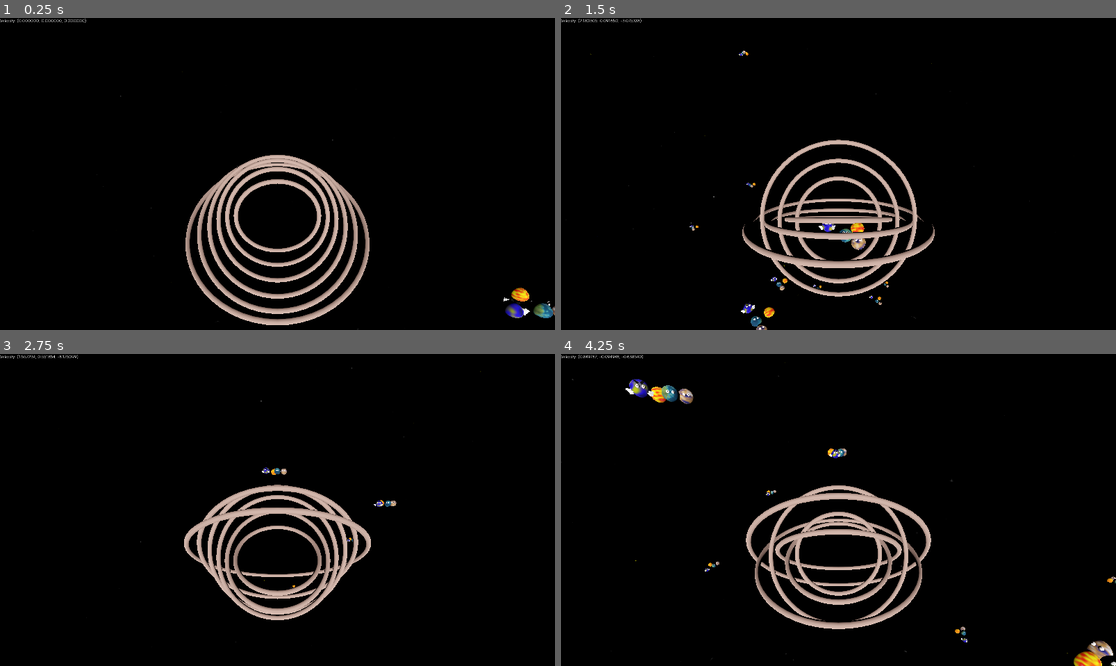
Above: before the commit, frames 1-4 (two rows, left to right).
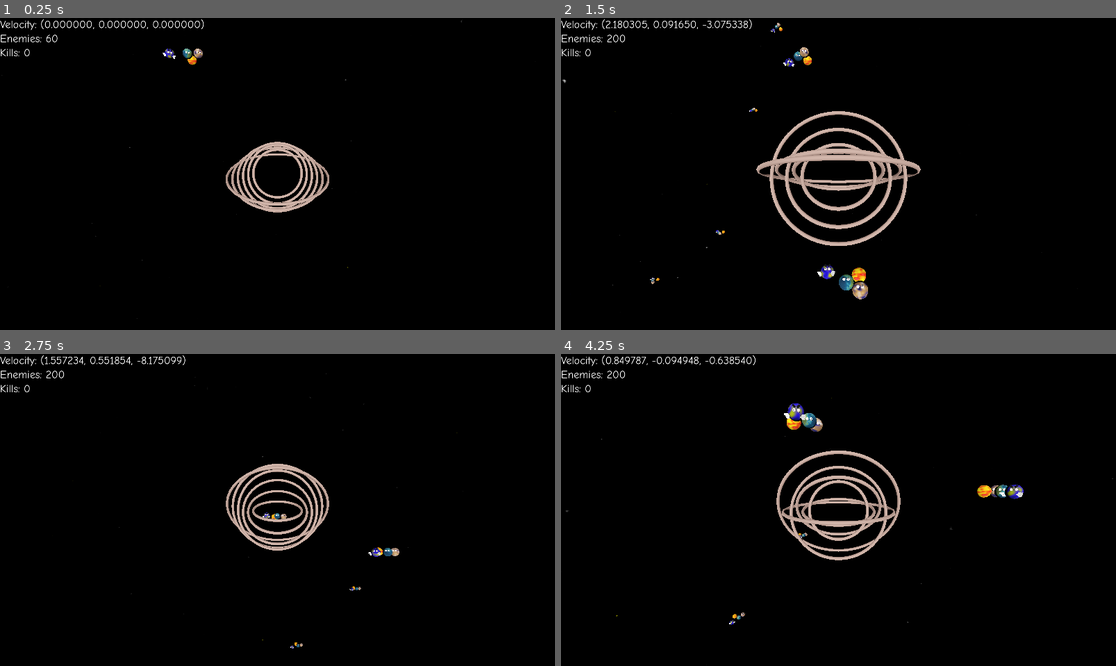
Above: after the commit, the same moments.

Repository: partkyle/godot-sparpg
Game: Godot game, scene res://game.tscn
The game is run twice, just before and just after one commit, with the same random seed, the same clock (stepped at 60 frames per second) and the same inputs.
Inputs (mouse positions are in pixels of both pictures, inside the frame that each line leads up to):
- Up to frame 1 (0.25 s): no input
- Up to frame 2 (1.5 s): tap Enter at 0.5 s; move the mouse to (866, 174) at 0.52 s; hold E (accelerate) from 0.53 s (still down); right-click (866, 174) at 0.6 s; tap Mouse wheel up (zoom_in, bound only after the commit) at 0.8, 1.35 s; move the mouse to (810, 174) at 1.27 s
- Up to frame 3 (2.75 s): keep holding E (accelerate); tap Mouse wheel down (zoom_out, bound only after the commit) at 1.55, 2.1 s; move the mouse to (288, 503) at 2.02 s; tap 0 at 2.3 s
- Up to frame 4 (4.25 s): keep holding E (accelerate); move the mouse to (832, 516) at 2.77 s; tap 0 at 2.85 s; right-click (832, 516) at 3.05 s; move the mouse to (877, 513) at 3.52 s; hold Q (decelerate) from 3.53 s (still down); tap Mouse wheel up (zoom_in, bound only after the commit) at 3.8 s

The runs differ from the first frame. In frame 1, 7.6% of the frame differs, in the area x 0-100%, y 0-100%; in frame 2, 8.3%; in frame 3, 6.5%; in frame 4, 8.5%.

Commit message:
- camera zoom in zoom out - spawning function for enemy group - signals for enemies spawning and despawning - ui for tracking some basic score - blink ability (in progress)

Diff:
--- a/entities/enemygroup/enemy_group.gd
+++ b/entities/enemygroup/enemy_group.gd
@@ -4,10 +4,13 @@
 @export var player : Player
 
 
-func _ready() -> void:
+func spawn(pl: Player, p: Vector3, spawn_signal: Signal, despawn_signal: Signal):
+	position = p
 	for c in get_children():
-		c.player = player
+		c.player = pl
+		spawn_signal.emit()
+		c.tree_exited.connect(despawn_signal.emit)
 
-func _process(delta: float) -> void:
+func _process(_delta: float) -> void:
 	if get_child_count() == 0:
 		queue_free()
--- a/entities/planet/planet.gd
+++ b/entities/planet/planet.gd
@@ -1,5 +1,3 @@
-@tool
-
 extends Node3D
 class_name Planet
 
--- /dev/null
+++ b/entities/player/camera_3d.gd
@@ -0,0 +1,12 @@
+extends Camera3D
+
+@export var speed := 20.0
+
+func _process(delta: float) -> void:
+	var direction = Vector3.ZERO
+	if Input.is_action_just_pressed("zoom_in"):
+		direction = Vector3.FORWARD
+	if Input.is_action_just_pressed("zoom_out"):
+		direction = Vector3.BACK
+	if direction:
+		position += direction * speed * delta
--- a/entities/player/controls.gd
+++ b/entities/player/controls.gd
@@ -7,16 +7,30 @@
 @export var booster_speed := 1.0
 @export var rotation_speed := Vector2(0.5, 0.5)
 @export var stick_rotation_speed := rotation_speed * 2.0
+@export var blink_distance := 10.0
 
-var mouse_rotation : Vector2
+var target : Node3D
+
+var mouse_rotation := Vector2.ZERO
+
+func _ready() -> void:
+	target = get_parent()
+
+func handle_blink(direction: Vector3):
+	if not direction:
+		direction = target.basis * Vector3.FORWARD
+
+	if Input.is_action_just_pressed("blink") and direction:
+		target.global_position += direction * blink_distance
 
 func _physics_process(delta: float) -> void:
-	var target := get_parent()
-
 	var direction = Input.get_vector("move_left", "move_right", "move_down", "move_up")
 
 	if direction.length_squared() > 0:
+		direction = direction.normalized()
 		target.global_position += (target.transform.basis * Vector3(direction.x, direction.y, 0.)) * booster_speed * delta
+
+	handle_blink(Vector3(direction.x, direction.y, 0.))
 
 	target.velocity += (target.transform.basis * Vector3.FORWARD) * Input.get_action_strength("accelerate") * acceleration_intensity * delta
 
@@ -32,21 +46,12 @@
 
 	handle_joystick_movement()
 
-	if mouse_rotation:
-		mouse_rotation = mouse_rotation * rotation_speed * delta
-		handle_rotation(mouse_rotation.x, mouse_rotation.y)
+	if mouse_rotation and Input.mouse_mode == Input.MOUSE_MODE_CAPTURED:
+		var rotation = -mouse_rotation * rotation_speed * delta
+		handle_rotation(rotation.y, rotation.x)
 		mouse_rotation = Vector2.ZERO
 
-func _input(event: InputEvent) -> void:
-	if event is InputEventMouseMotion and MouseHandler.is_mouse_captured():
-		# Get relative mouse movement
-		var mouse_delta_x = event.relative.x
-		var mouse_delta_y = event.relative.y
-
-		mouse_rotation = Vector2(-mouse_delta_y, -mouse_delta_x)
-
 func handle_rotation(d_pitch : float, d_yaw : float) -> void:
-	var target := get_parent()
 	# update y rotation sign by using the dot product to tell if the object is upside down
 	d_yaw *= Vector3.UP.dot(target.transform.basis.y)
 
@@ -54,17 +59,21 @@
 	# Rotate around the object's local X-axis (pitch)
 	# Note: We rotate around the local axes of the object.
 	# basis.x is the local right vector, basis.y is the local up vector, basis.z is the local forward vector.
-	target.transform.basis = target.transform.basis.rotated(target.transform.basis.x, d_pitch)
+	var new_basis = target.transform.basis.rotated(target.transform.basis.x, d_pitch)
 
 	# Rotate around the global Y-axis (yaw)
 	# For a "turntable" like rotation, you often want to rotate around the global Y-axis.
 	# If you want to rotate around the *object's local Y-axis*, change Vector3.UP to target.transform.basis.y
-	target.transform.basis = target.transform.basis.rotated(Vector3.UP, d_yaw)
+	new_basis = new_basis.rotated(Vector3.UP, d_yaw)
 
-	target.transform.basis = target.transform.basis.orthonormalized()
+	target.transform.basis = new_basis.orthonormalized()
 
 func handle_joystick_movement():
 	var axis_rot := Input.get_vector("look_left", "look_right", "look_up", "look_down") * stick_rotation_speed
 
 	if axis_rot.length_squared() > 0:
 		handle_rotation(axis_rot.y, axis_rot.x)
+
+func _unhandled_input(event: InputEvent) -> void:
+	if event is InputEventMouseMotion:
+		mouse_rotation = event.relative
--- a/entities/player/player.gd
+++ b/entities/player/player.gd
@@ -1,14 +1,14 @@
 extends CharacterBody3D
 class_name Player
 
-@onready var ray_cast_3d: RayCast3D = $RayCast3D
+@onready var ray_cast_3d: RayCast3D = $Camera3D/RayCast3D
 
 func handle_melee():
 	if Input.is_action_just_pressed("melee"):
 		if ray_cast_3d.is_colliding() and ray_cast_3d.get_collider().get_parent() is Planet:
 			global_position = lerp(global_position, ray_cast_3d.get_collision_point(), 0.9)
 
-func _physics_process(delta: float) -> void:
+func _physics_process(_delta: float) -> void:
 	handle_melee()
 
 	if Input.is_action_pressed("shoot"):
--- /dev/null
+++ b/entities/player/player.tscn
@@ -0,0 +1,32 @@
+[gd_scene load_steps=6 format=3 uid="uid://bux5keo3fe3ar"]
+
+[ext_resource type="Script" uid="uid://bmganatsi74u5" path="res://entities/player/player.gd" id="1_sglur"]
+[ext_resource type="Script" uid="uid://ijd0jcqf56d2" path="res://entities/player/controls.gd" id="2_bls4j"]
+[ext_resource type="Script" uid="uid://ciqeg5bm5wtew" path="res://entities/player/camera_3d.gd" id="3_bls4j"]
+[ext_resource type="PackedScene" uid="uid://bys8s0ais0da1" path="res://entities/throne/throne.tscn" id="3_fkugw"]
+
+[sub_resource type="SphereShape3D" id="SphereShape3D_e8heu"]
+
+[node name="Player" type="CharacterBody3D"]
+script = ExtResource("1_sglur")
+
+[node name="Controls" type="Node" parent="."]
+script = ExtResource("2_bls4j")
+stick_rotation_speed = Vector2(1, 1)
+
+[node name="CollisionShape3D" type="CollisionShape3D" parent="."]
+shape = SubResource("SphereShape3D_e8heu")
+
+[node name="Camera3D" type="Camera3D" parent="."]
+transform = Transform3D(1, 0, 0, 0, 1, 0, 0, 0, 1, 0, 0, 2)
+script = ExtResource("3_bls4j")
+
+[node name="RayCast3D" type="RayCast3D" parent="Camera3D"]
+target_position = Vector3(0, 0, -999999)
+collide_with_areas = true
+collide_with_bodies = false
+
+[node name="DirectionalLight3D" type="DirectionalLight3D" parent="."]
+
+[node name="Throne" parent="." instance=ExtResource("3_fkugw")]
+transform = Transform3D(0.25, 0, 0, 0, 0.25, 0, 0, 0, 0.25, 0, 0, 0)
--- a/entities/throne/throne.gd
+++ b/entities/throne/throne.gd
@@ -10,9 +10,6 @@
 	$Ring6,
 ]
 
-func _ready() -> void:
-	print(rings)
-
 func _process(delta: float):
 	var i = 1
 	for r in rings:
--- a/game.tscn
+++ b/game.tscn
@@ -1,13 +1,11 @@
-[gd_scene load_steps=18 format=3 uid="uid://vbpgk5xc4kt2"]
+[gd_scene load_steps=15 format=3 uid="uid://vbpgk5xc4kt2"]
 
 [ext_resource type="Shader" uid="uid://cif876ifgykl2" path="res://entities/sky/sky.gdshader" id="1_hve3p"]
-[ext_resource type="Script" uid="uid://bmganatsi74u5" path="res://entities/player/player.gd" id="5_7jktm"]
+[ext_resource type="PackedScene" uid="uid://bux5keo3fe3ar" path="res://entities/player/player.tscn" id="2_eow3j"]
 [ext_resource type="Script" uid="uid://1j332kbulav0" path="res://mouse_handler.gd" id="6_j5wjh"]
 [ext_resource type="Script" uid="uid://cdmhq7sxrmkuv" path="res://ui/ui.gd" id="6_ryrav"]
 [ext_resource type="Theme" uid="uid://cpddxkl67rvai" path="res://ui/ui_theme.tres" id="7_eow3j"]
 [ext_resource type="Script" uid="uid://b0ptxp55dm0h8" path="res://levels/sphere_spawner.gd" id="7_vef74"]
-[ext_resource type="Script" uid="uid://ijd0jcqf56d2" path="res://entities/player/controls.gd" id="8_215e1"]
-[ext_resource type="PackedScene" uid="uid://bys8s0ais0da1" path="res://entities/throne/throne.tscn" id="8_mfdv2"]
 [ext_resource type="Script" uid="uid://cm01cf3nmyysq" path="res://ui/fullscreen_controller.gd" id="10_lc2xo"]
 
 [sub_resource type="FastNoiseLite" id="FastNoiseLite_hve3p"]
@@ -40,35 +38,13 @@
 tonemap_mode = 2
 glow_enabled = true
 
-[sub_resource type="SphereShape3D" id="SphereShape3D_e8heu"]
-
 [node name="Game" type="Node3D"]
 
 [node name="WorldEnvironment" type="WorldEnvironment" parent="."]
 environment = SubResource("Environment_215e1")
 
-[node name="Player" type="CharacterBody3D" parent="."]
+[node name="Player" parent="." instance=ExtResource("2_eow3j")]
 transform = Transform3D(1, 0, 0, 0, 1, 0, 0, 0, 1, 0, 0, 3.65932)
-script = ExtResource("5_7jktm")
-
-[node name="Controls" type="Node" parent="Player"]
-script = ExtResource("8_215e1")
-
-[node name="CollisionShape3D" type="CollisionShape3D" parent="Player"]
-shape = SubResource("SphereShape3D_e8heu")
-
-[node name="Camera3D" type="Camera3D" parent="Player"]
-transform = Transform3D(1, 0, 0, 0, 0.972443, 0.23314, 0, -0.23314, 0.972443, 0, 0.520461, 1.07314)
-
-[node name="DirectionalLight3D" type="DirectionalLight3D" parent="Player"]
-
-[node name="RayCast3D" type="RayCast3D" parent="Player"]
-target_position = Vector3(0, 0, -20)
-collide_with_areas = true
-collide_with_bodies = false
-
-[node name="Throne" parent="Player" instance=ExtResource("8_mfdv2")]
-transform = Transform3D(0.25, 0, 0, 0, 0.25, 0, 0, 0, 0.25, 0, 0, 0)
 
 [node name="MouseHandler" type="Node" parent="."]
 script = ExtResource("6_j5wjh")
@@ -98,4 +74,18 @@
 offset_bottom = 40.0
 
 [node name="Velocity" type="Label" parent="UI/Control/VBoxContainer"]
+unique_name_in_owner = true
 layout_mode = 2
+
+[node name="EnemyCount" type="Label" parent="UI/Control/VBoxContainer"]
+unique_name_in_owner = true
+layout_mode = 2
+
+[node name="KillCount" type="Label" parent="UI/Control/VBoxContainer"]
+unique_name_in_owner = true
+layout_mode = 2
+
+[connection signal="despawn_enemy" from="SphereSpawner" to="SphereSpawner" method="_on_despawn_enemy"]
+[connection signal="despawn_enemy" from="SphereSpawner" to="UI" method="_on_sphere_spawner_despawn_enemy"]
+[connection signal="spawn_enemy" from="SphereSpawner" to="SphereSpawner" method="_on_spawn_enemy"]
+[connection signal="spawn_enemy" from="SphereSpawner" to="UI" method="_on_sphere_spawner_spawn_enemy"]
--- a/levels/sphere_spawner.gd
+++ b/levels/sphere_spawner.gd
@@ -3,21 +3,31 @@
 
 const SCENE = preload("res://entities/enemygroup/EnemyGroup.tscn")
 
+signal spawn_enemy()
+signal despawn_enemy()
+
 @export var player : Player
 @export var target : Node
-@export var max_units := 50
+@export var max_units := 200
 @export var min_distance := 10.0
 @export var max_distance := 100.0
 
 var current_units := 0
 
-func _process(delta: float) -> void:
+func _process(_delta: float) -> void:
 	if current_units < max_units:
-		print('spawning')
-		current_units += 1
+		var scn := SCENE.instantiate()
+		scn.spawn(
+			player,
+			player.global_position + Vector3(randf_range(-1., 1.), randf_range(-1., 1.), randf_range(-1., 1.)).normalized() * randf_range(min_distance, max_distance),
+			spawn_enemy,
+			despawn_enemy,
+		)
 
-		var scn := SCENE.instantiate()
-		scn.player = player
-		scn.position = player.global_position + Vector3(randf_range(-1., 1.), randf_range(-1., 1.), randf_range(-1., 1.)).normalized() * randf_range(min_distance, max_distance)
-		scn.tree_exited.connect(func(): current_units -= 1)
 		target.add_child(scn)
+
+func _on_spawn_enemy() -> void:
+	current_units += 1
+
+func _on_despawn_enemy() -> void:
+	current_units -= 1
--- a/project.godot
+++ b/project.godot
@@ -93,3 +93,18 @@
 "events": [Object(InputEventKey,"resource_local_to_scene":false,"resource_name":"","device":-1,"window_id":0,"alt_press …(192 unchanged characters)…
 ]
 }
+blink={
+"deadzone": 0.2,
+"events": [Object(InputEventMouseButton,"resource_local_to_scene":false,"resource_name":"","device":-1,"window_id":0,"alt_pressed":false,"shift_pressed":false,"ctrl_pressed":false,"meta_pressed":false,"button_mask":2,"position":Vector2(187, 30),"global_position":Vector2(201, 103),"factor":1.0,"button_index":2,"canceled":false,"pressed":true,"double_click":false,"script":null)
+]
+}
+zoom_in={
+"deadzone": 0.2,
+"events": [null, Object(InputEventMouseButton,"resource_local_to_scene":false,"resource_name":"","device":-1,"window_id":0,"alt_pressed":false,"shift_pressed":false,"ctrl_pressed":false,"meta_pressed":false,"button_mask":8,"position":Vector2(286, 29),"global_position":Vector2(300, 102),"factor":1.0,"button_index":4,"canceled":false,"pressed":true,"double_click":false,"script":null)
+]
+}
+zoom_out={
+"deadzone": 0.2,
+"events": [Object(InputEventMouseButton,"resource_local_to_scene":false,"resource_name":"","device":-1,"window_id":0,"alt_pressed":false,"shift_pressed":false,"ctrl_pressed":false,"meta_pressed":false,"button_mask":16,"position":Vector2(339, 29),"global_position":Vector2(353, 102),"factor":1.0,"button_index":5,"canceled":false,"pressed":true,"double_click":false,"script":null)
+]
+}
--- a/ui/fullscreen_controller.gd
+++ b/ui/fullscreen_controller.gd
@@ -4,7 +4,7 @@
 	if event is InputEventKey:
 		if event.pressed and event.keycode == KEY_0:
 			if DisplayServer.window_get_mode() == DisplayServer.WINDOW_MODE_FULLSCREEN:
-				print('switching to windowedb')
+				print('switching to windowed')
 				DisplayServer.window_set_mode(DisplayServer.WINDOW_MODE_WINDOWED)
 			else:
 				print('switching to fullscreen')
--- a/ui/ui.gd
+++ b/ui/ui.gd
@@ -2,7 +2,21 @@
 
 @export var player: Player
 
-@onready var velocity: Label = $Control/VBoxContainer/Velocity
+@onready var velocity: Label = %Velocity
+@onready var enemy_count: Label = %EnemyCount
+@onready var kill_count: Label = %KillCount
+
+var enemies := 0
+var kills := 0
 
 func _process(_delta: float) -> void:
 	velocity.text = 'Velocity: (%f, %f, %f)' % [player.velocity.x, player.velocity.y, player.velocity.z]
+	enemy_count.text = 'Enemies: %d' % [enemies]
+	kill_count.text = 'Kills: %d' % [kills]
+
+func _on_sphere_spawner_spawn_enemy() -> void:
+	enemies += 1
+
+func _on_sphere_spawner_despawn_enemy() -> void:
+	kills += 1
+	enemies -= 1
--- a/ui/ui_theme.tres
+++ b/ui/ui_theme.tres
@@ -4,3 +4,4 @@
 
 [resource]
 default_font = ExtResource("1_udl1o")
+default_font_size = 38
Not shown, added: entities/player/camera_3d.gd.uid
